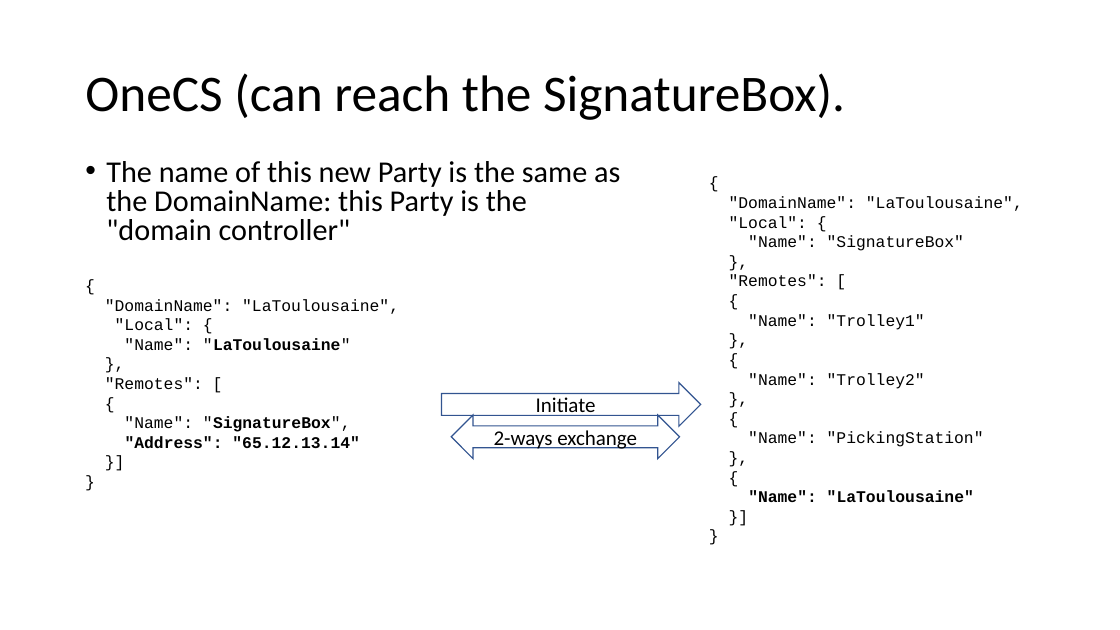
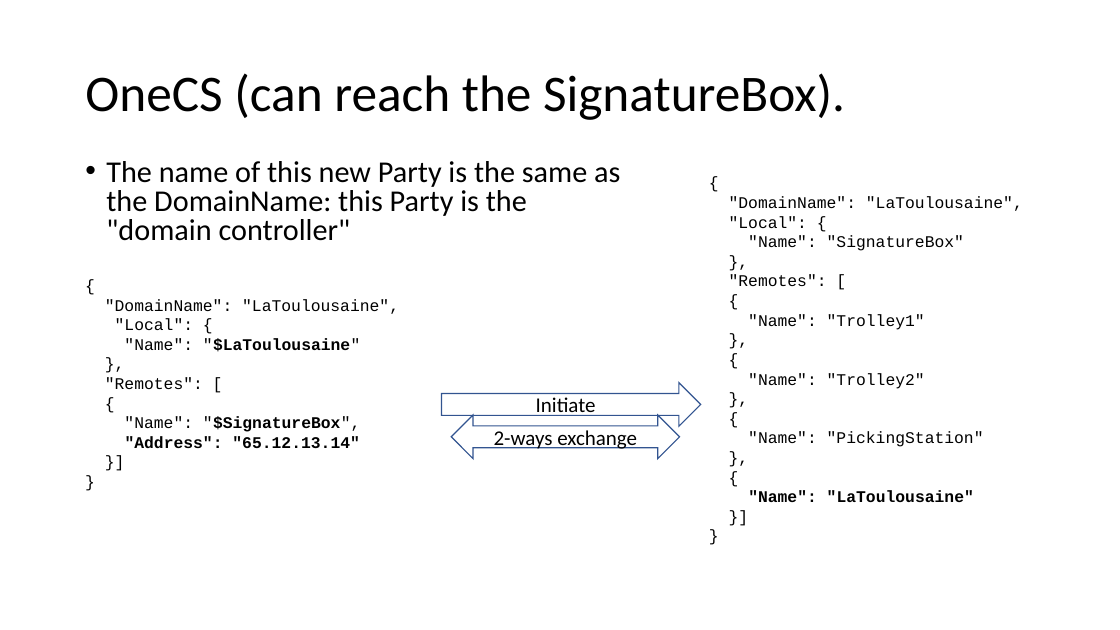
Before and after one commit to signature-opensource/CK-AppIdentity-Transport, a slide deck: slide 11 of Doc/CK-AppIdentity.pptx (slide 12 before the commit). Drawn at 1120x630 pixels with LibreOffice and Linux fonts; fonts in the diff are those of the drawing. Boxes give left, top, right and bottom in pixels: in the first picture for what was removed or moved away, otherwise in the second. Text is boxed around its words. In the diff, an @@ line names an element or a change of style, - is before the commit and + after.

```diff
--- a/Doc/CK-AppIdentity.pptx
+++ b/Doc/CK-AppIdentity.pptx
@@ text at (x1=124, y1=338, x2=361, y2=352): text changed @@
-"Name": "LaToulousaine"
+"Name": "$LaToulousaine"
@@ text at (x1=124, y1=416, x2=360, y2=432): text changed @@
-"Name": "SignatureBox",
+"Name": "$SignatureBox",
```
Also in this commit, not shown: 3 other slides changed, 23 other files.
